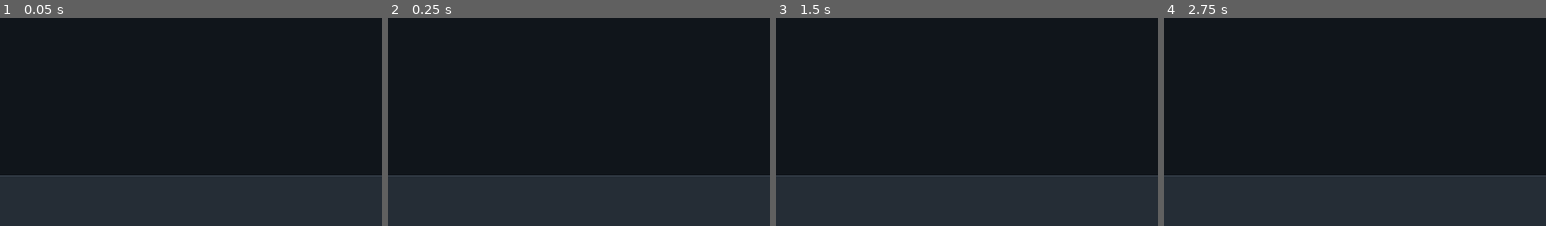
Above: before the commit, frames 1-4 (left to right).
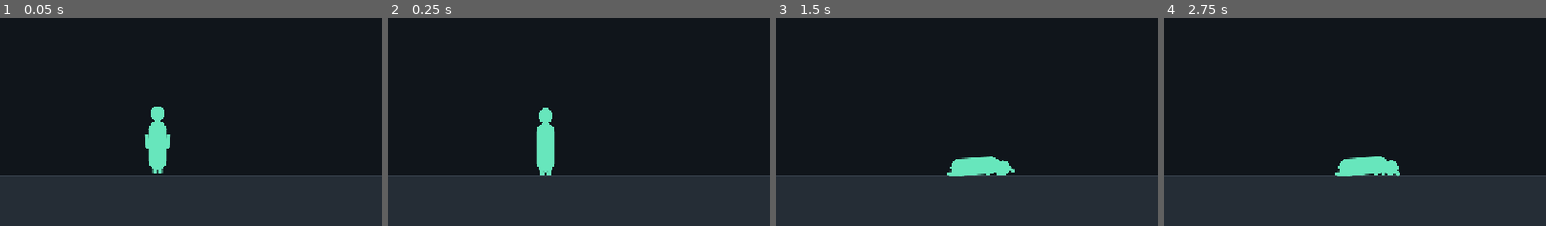
Above: after the commit, the same moments.

Repository: divanburke/ShadowSwap
Game: Godot game, scene res://main.tscn
Same seed, same stepped clock (60 frames per second), same inputs: the game is played once before the commit and once after it.
Inputs:
- Up to frame 1 (0.05 s): no input
- Up to frame 2 (0.25 s): no input
- Up to frame 3 (1.5 s): hold D 0.53-1.28 s; hold J 0.53-1.28 s; hold A from 1.28 s (still down); tap J at 1.35 s
- Up to frame 4 (2.75 s): tap Enter at 2 s; release A at 2.03 s; hold D from 2.03 s (still down); hold J from 2.03 s (still down)
The pictures show only the part of the screen within x 29-79%, y 50-100%; the shares and areas given below are measured in that part.

The runs differ from the first frame. In frame 1, 1.4% of the frame differs, in the area x 37-45%, y 42-75%; in frame 2, 1.3%; in frame 3, 1.3%; in frame 4, 1.3%.
Error before the commit: Parse Error: Cannot infer the type of "bottom" variable because the value doesn't have a set type. (res://scripts/fighter.gd:401)

Commit message:
Fix grounded type inference error

Diff:
--- a/scripts/fighter.gd
+++ b/scripts/fighter.gd
@@ -398,7 +398,7 @@
 		if part == null:
 			continue
 
-		var bottom := part.global_position.y + part.get_collision_layer_value(2)
+		var bottom: float = part.global_position.y
 		if part.global_position.y > FLOOR_Y - BODY_HEIGHT * 0.55:
 			return true
 
